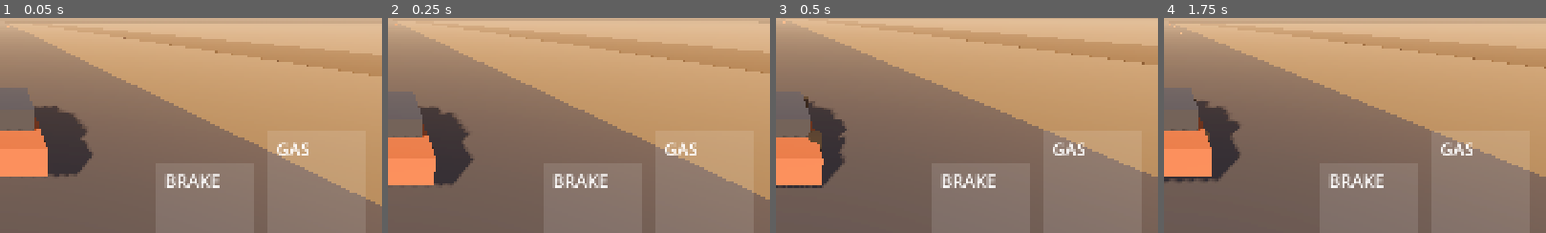
Above: before the commit, frames 1-4 (left to right).
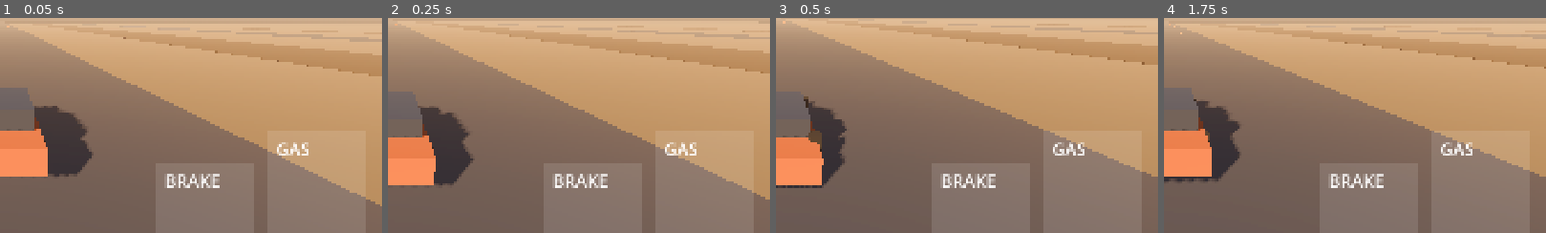
Above: after the commit, the same moments.

Repository: Stoian02/ridge
Game: Godot game, scene res://levels/test_ground/test_ground.tscn
Same seed, same stepped clock (60 frames per second), same inputs: the game is played once before the commit and once after it.
Inputs (mouse positions are % of the whole screen's width and height, from its top left):
- Up to frame 1 (0.05 s): no input
- Up to frame 2 (0.25 s): no input
- Up to frame 3 (0.5 s): no input
- Up to frame 4 (1.75 s): tap Enter at 0.5 s; move the mouse to (72, 45) at 0.52 s; hold D (steer_right) 0.53-1.25 s; tap W (throttle) at 0.6 s; click (72, 45) at 0.67 s; click "Steer: Analog" at 1.25 s
The pictures show only the part of the screen within x 50-100%, y 39-89%; the shares and areas given below are measured in that part.

The runs differ from the first frame. In frame 1, 0.5% of the frame differs, in the area x 61-100%, y 6-12%; in frame 2, 0.5%; in frame 3, 0.4%; in frame 4, 0.4%.

Commit message:
Add rough asphalt and rutted mud strips to the Test Ground
Co-Authored-By: Claude Haiku 4.5 <noreply@anthropic.com>
Claude-Session: https://claude.ai/code/session_01RhfJavT34eWyW3enLLKWgH

Diff:
--- /dev/null
+++ b/levels/test_ground/rough_patch.gd
@@ -0,0 +1,154 @@
+class_name RoughPatch
+extends StaticBody3D
+## A drivable strip of uneven ground: a heightmap collision shape plus a matching
+## mesh, both built from one height function. The strip rises from ground level to
+## BASE_HEIGHT over its first and last few metres so cars can drive on and off;
+## the features (potholes, bumps, ruts...) are carved into that raised base.
+## Local axes: x across the strip, z along it. Cars enter at the +Z end.
+
+enum Profile { ROUGH_ASPHALT, RUTTED_MUD }
+
+## Metres between height samples.
+const SPACING := 0.25
+## Top of the strip above the surrounding ground (m). Deep enough that potholes
+## stay above the ground underneath.
+const BASE_HEIGHT := 0.15
+## Length of the entry and exit slopes (m).
+const TAPER := 3.0
+
+# Rough asphalt, by distance from the entry end.
+const POTHOLE_DEPTH := 0.12
+## Potholes as (x, distance along, radius), all in metres.
+const POTHOLES: Array[Vector3] = [
+	Vector3(-1.2, 10.0, 0.5), Vector3(0.8, 16.0, 0.6), Vector3(-0.4, 24.0, 0.45),
+	Vector3(1.5, 31.0, 0.7), Vector3(-1.6, 38.0, 0.5), Vector3(0.3, 45.0, 0.55),
+	Vector3(-0.8, 52.0, 0.65),
+]
+const BUMP_HEIGHT := 0.08
+const BUMP_LENGTH := 0.9
+## Speed bumps across the whole width, centred at these distances along.
+const BUMPS: Array[float] = [70.0, 80.0, 90.0, 100.0, 110.0]
+const WASHBOARD_START := 120.0
+const WASHBOARD_END := 170.0
+const WASHBOARD_AMPLITUDE := 0.025
+const WASHBOARD_WAVELENGTH := 0.7
+
+# Rutted mud.
+## Rut centres match the Rally Car's wheel track (1.52 m).
+const RUT_CENTERS: Array[float] = [-0.76, 0.76]
+const RUT_HALF_WIDTH := 0.35
+const RUT_DEPTH := 0.1
+const MUD_WAVE_HEIGHT := 0.04
+
+## How strongly features are shaded: colour x (1 + offset x this), so dips read
+## darker and crests lighter from the driver's seat.
+const SHADE_PER_METRE := 4.0
+
+@export var surface: SurfaceDef
+@export var profile: Profile = Profile.ROUGH_ASPHALT
+## Width (x) and length (z) in metres.
+@export var size := Vector2(10.0, 200.0)
+
+
+func _ready() -> void:
+	set_meta(SurfaceLookup.META_KEY, surface)
+	var columns := int(size.x / SPACING) + 1
+	var rows := int(size.y / SPACING) + 1
+	var heights := PackedFloat32Array()
+	heights.resize(columns * rows)
+	for row in rows:
+		for column in columns:
+			heights[row * columns + column] = height_at(profile, _sample_position(column, row), size)
+	_add_collision(columns, rows, heights)
+	_add_mesh(columns, rows, heights)
+
+
+## Height above the surrounding ground at a local (x, z) point of the strip.
+static func height_at(which: Profile, point: Vector2, patch_size: Vector2) -> float:
+	var along := patch_size.y * 0.5 - point.y  # distance from the entry end
+	var ramp := smoothstep(0.0, TAPER, minf(along, patch_size.y - along))
+	return maxf(0.0, (BASE_HEIGHT + feature_offset(which, point.x, along)) * ramp)
+
+
+## How far the features raise (+) or lower (-) the strip from BASE_HEIGHT.
+static func feature_offset(which: Profile, x: float, along: float) -> float:
+	match which:
+		Profile.RUTTED_MUD:
+			return rutted_mud_offset(x, along)
+		_:
+			return rough_asphalt_offset(x, along)
+
+
+## Rough asphalt: potholes, then speed bumps, then washboard ripples.
+static func rough_asphalt_offset(x: float, along: float) -> float:
+	var offset := 0.0
+	for pothole in POTHOLES:
+		var distance := Vector2(x - pothole.x, along - pothole.y).length()
+		if distance < pothole.z:
+			var t := distance / pothole.z
+			offset -= POTHOLE_DEPTH * (1.0 - t * t)  # bowl-shaped
+	for bump in BUMPS:
+		var t := absf(along - bump) / (BUMP_LENGTH * 0.5)
+		if t < 1.0:
+			offset += BUMP_HEIGHT * (0.5 + 0.5 * cos(PI * t))
+	if along >= WASHBOARD_START and along <= WASHBOARD_END:
+		offset += WASHBOARD_AMPLITUDE * sin(TAU * (along - WASHBOARD_START) / WASHBOARD_WAVELENGTH)
+	return offset
+
+
+## Rutted mud: two ruts at wheel-track spacing plus slow waves along the strip.
+static func rutted_mud_offset(x: float, along: float) -> float:
+	var offset := MUD_WAVE_HEIGHT * sin(along * 0.9)
+	for center in RUT_CENTERS:
+		var t := absf(x - center) / RUT_HALF_WIDTH
+		if t < 1.0:
+			offset -= RUT_DEPTH * (0.5 + 0.5 * cos(PI * t))
+	return offset
+
+
+func _sample_position(column: int, row: int) -> Vector2:
+	return Vector2(column * SPACING - size.x * 0.5, row * SPACING - size.y * 0.5)
+
+
+func _add_collision(columns: int, rows: int, heights: PackedFloat32Array) -> void:
+	var shape := HeightMapShape3D.new()
+	shape.map_width = columns
+	shape.map_depth = rows
+	shape.map_data = heights
+	var collision := CollisionShape3D.new()
+	collision.shape = shape
+	# The shape puts samples 1 m apart; scaling the node sets the real spacing.
+	collision.scale = Vector3(SPACING, 1.0, SPACING)
+	add_child(collision)
+
+
+func _add_mesh(columns: int, rows: int, heights: PackedFloat32Array) -> void:
+	var base_color := surface.debug_color
+	var tool := SurfaceTool.new()
+	tool.begin(Mesh.PRIMITIVE_TRIANGLES)
+	for row in rows:
+		for column in columns:
+			var point := _sample_position(column, row)
+			var along := size.y * 0.5 - point.y
+			var shade := clampf(1.0 + feature_offset(profile, point.x, along) * SHADE_PER_METRE, 0.5, 1.3)
+			tool.set_color(Color(base_color.r * shade, base_color.g * shade, base_color.b * shade))
+			tool.add_vertex(Vector3(point.x, heights[row * columns + column], point.y))
+	for row in rows - 1:
+		for column in columns - 1:
+			var i := row * columns + column
+			tool.add_index(i)
+			tool.add_index(i + 1)
+			tool.add_index(i + columns)
+			tool.add_index(i + 1)
+			tool.add_index(i + columns + 1)
+			tool.add_index(i + columns)
+	tool.generate_normals()
+
+	var mesh := MeshInstance3D.new()
+	mesh.mesh = tool.commit()
+	var material := StandardMaterial3D.new()
+	material.vertex_color_use_as_albedo = true
+	material.vertex_color_is_srgb = true  # same colour space as the other surfaces' albedo
+	material.roughness = 0.9
+	mesh.material_override = material
+	add_child(mesh)
--- a/levels/test_ground/test_ground.gd
+++ b/levels/test_ground/test_ground.gd
@@ -4,6 +4,8 @@
 ##   - an asphalt runway straight ahead, with slalom cones and a kicker jump
 ##   - a mud strip parallel to the runway, 30 m to the right
 ##   - three hills to the left: 10 and 20 degree dirt, 30 degree asphalt
+##   - a rough asphalt lane 60 m to the right: potholes, speed bumps, washboard
+##   - a rutted mud strip 90 m to the right
 ## Press R (or the Reset button) to return to the spawn point.
 
 const ASPHALT := preload("res://surfaces/asphalt.tres")
@@ -46,6 +48,18 @@
 	_add_hill(DIRT, Vector3(-30.0, 0.0, -20.0), 10.0, 40.0)
 	_add_hill(DIRT, Vector3(-50.0, 0.0, -20.0), 20.0, 25.0)
 	_add_hill(ASPHALT, Vector3(-70.0, 0.0, -20.0), 30.0, 16.0)
+	_add_rough_patch(ASPHALT, RoughPatch.Profile.ROUGH_ASPHALT, Vector3(60.0, 0.0, -110.0), Vector2(10.0, 200.0))
+	_add_rough_patch(MUD, RoughPatch.Profile.RUTTED_MUD, Vector3(90.0, 0.0, -60.0), Vector2(10.0, 100.0))
+
+
+## An uneven strip (see RoughPatch). center: middle of the strip at ground level.
+func _add_rough_patch(surface: SurfaceDef, profile: RoughPatch.Profile, center: Vector3, size: Vector2) -> void:
+	var patch := RoughPatch.new()
+	patch.surface = surface
+	patch.profile = profile
+	patch.size = size
+	patch.position = center
+	add_child(patch)
 
 
 ## A box of one surface. tilt_deg rotates it about X (+ raises its -Z end).
--- /dev/null
+++ b/tests/scenarios/test_rough_ground.gd
@@ -0,0 +1,55 @@
+extends GutTest
+## The car can drive over the rough strips: it stays upright and on the strip,
+## and the suspension actually works (compression varies over the features).
+
+const ASPHALT := preload("res://surfaces/asphalt.tres")
+const DIRT := preload("res://surfaces/dirt.tres")
+const MUD := preload("res://surfaces/mud.tres")
+
+
+## Builds dirt ground plus a strip whose entry is at z = 0 (running toward -Z),
+## drives a car across it at roughly target_kmh for `seconds`, and returns stats.
+func _drive_over(surface: SurfaceDef, profile: RoughPatch.Profile, length: float,
+		target_kmh: float, seconds: float) -> Dictionary:
+	add_child_autofree(ScenarioHelper.make_flat_ground(DIRT))
+	var patch := RoughPatch.new()
+	patch.surface = surface
+	patch.profile = profile
+	patch.size = Vector2(10.0, length)
+	patch.position = Vector3(0.0, 0.0, -length * 0.5)
+	add_child_autofree(patch)
+	var car := ScenarioHelper.spawn_car(self, Vector3(0.0, 1.0, 8.0))
+	await wait_physics_frames(ScenarioHelper.ticks(1.0))
+
+	var lowest := INF
+	var highest := -INF
+	var saw_surface := false
+	for i in ScenarioHelper.ticks(seconds):
+		car.input.virtual_throttle = 1.0 if car.forward_speed() * 3.6 < target_kmh else 0.0
+		await get_tree().physics_frame
+		var wheel: Wheel = car.wheels[0]
+		if wheel.in_contact and wheel.surface == surface:
+			saw_surface = true
+			lowest = minf(lowest, wheel.compression)
+			highest = maxf(highest, wheel.compression)
+	return {"car": car, "saw_surface": saw_surface, "compression_range": highest - lowest}
+
+
+func test_rough_asphalt_is_drivable_and_felt() -> void:
+	var result := await _drive_over(ASPHALT, RoughPatch.Profile.ROUGH_ASPHALT, 200.0, 50.0, 14.0)
+	var car: Car = result.car
+	gut.p("rough asphalt: compression range %.3f m, ended at z %.0f" % [result.compression_range, car.global_position.z])
+	assert_true(result.saw_surface, "the front-left wheel drove on the strip")
+	assert_gt(result.compression_range, 0.04, "bumps and potholes moved the suspension")
+	assert_true(ScenarioHelper.is_upright(car))
+	assert_lt(absf(car.global_position.x), 4.0, "still on the 10 m wide strip")
+
+
+func test_rutted_mud_is_drivable_and_felt() -> void:
+	var result := await _drive_over(MUD, RoughPatch.Profile.RUTTED_MUD, 100.0, 30.0, 10.0)
+	var car: Car = result.car
+	gut.p("rutted mud: compression range %.3f m, ended at z %.0f" % [result.compression_range, car.global_position.z])
+	assert_true(result.saw_surface, "the front-left wheel drove on the strip")
+	assert_gt(result.compression_range, 0.02, "the waves moved the suspension")
+	assert_true(ScenarioHelper.is_upright(car))
+	assert_lt(absf(car.global_position.x), 4.0, "still on the 10 m wide strip")
--- /dev/null
+++ b/tests/unit/test_rough_patch.gd
@@ -0,0 +1,62 @@
+extends GutTest
+
+const ASPHALT := preload("res://surfaces/asphalt.tres")
+const SIZE := Vector2(10.0, 200.0)
+const ROUGH := RoughPatch.Profile.ROUGH_ASPHALT
+const RUTS := RoughPatch.Profile.RUTTED_MUD
+
+
+## Height at x across and `along` metres from the entry end.
+func _height(which: RoughPatch.Profile, x: float, along: float) -> float:
+	return RoughPatch.height_at(which, Vector2(x, SIZE.y * 0.5 - along), SIZE)
+
+
+func test_strip_starts_and_ends_at_ground_level() -> void:
+	assert_almost_eq(_height(ROUGH, 0.0, 0.0), 0.0, 0.0001)
+	assert_almost_eq(_height(ROUGH, 0.0, SIZE.y), 0.0, 0.0001)
+
+
+func test_plain_stretch_sits_at_base_height() -> void:
+	assert_almost_eq(_height(ROUGH, 4.0, 180.0), RoughPatch.BASE_HEIGHT, 0.0001)
+
+
+func test_pothole_dips_below_base() -> void:
+	# Centre of the first pothole: (x -1.2, 10 m along).
+	var expected := RoughPatch.BASE_HEIGHT - RoughPatch.POTHOLE_DEPTH
+	assert_almost_eq(_height(ROUGH, -1.2, 10.0), expected, 0.0001)
+
+
+func test_speed_bump_rises_above_base() -> void:
+	var expected := RoughPatch.BASE_HEIGHT + RoughPatch.BUMP_HEIGHT
+	assert_almost_eq(_height(ROUGH, 0.0, 70.0), expected, 0.0001)
+
+
+func test_washboard_ripples_around_base() -> void:
+	var quarter := RoughPatch.WASHBOARD_WAVELENGTH * 0.25
+	var crest := _height(ROUGH, 0.0, RoughPatch.WASHBOARD_START + quarter)
+	assert_almost_eq(crest, RoughPatch.BASE_HEIGHT + RoughPatch.WASHBOARD_AMPLITUDE, 0.001)
+
+
+func test_ruts_follow_the_wheel_track() -> void:
+	var between := _height(RUTS, 0.0, 50.0)
+	assert_almost_eq(_height(RUTS, -0.76, 50.0), between - RoughPatch.RUT_DEPTH, 0.0001)
+	assert_almost_eq(_height(RUTS, 0.76, 50.0), between - RoughPatch.RUT_DEPTH, 0.0001)
+
+
+func test_heights_never_go_below_the_ground() -> void:
+	for which in [ROUGH, RUTS]:
+		var along := 0.0
+		while along <= SIZE.y:
+			for x in [-5.0, -1.2, -0.76, 0.0, 0.76, 1.5, 5.0]:
+				assert_true(_height(which, x, along) >= 0.0)
+			along += 0.5
+
+
+func test_built_mesh_faces_up() -> void:
+	var patch := RoughPatch.new()
+	patch.surface = ASPHALT
+	patch.size = Vector2(4.0, 20.0)
+	add_child_autofree(patch)
+	var mesh_instance: MeshInstance3D = patch.get_children().filter(func(n): return n is MeshInstance3D)[0]
+	var normals: PackedVector3Array = mesh_instance.mesh.surface_get_arrays(0)[Mesh.ARRAY_NORMAL]
+	assert_gt(normals[0].y, 0.5, "normals point up, so the strip is lit and visible from above")
Not shown, added: levels/test_ground/rough_patch.gd.uid
Not shown, added: tests/scenarios/test_rough_ground.gd.uid
Not shown, added: tests/unit/test_rough_patch.gd.uid
